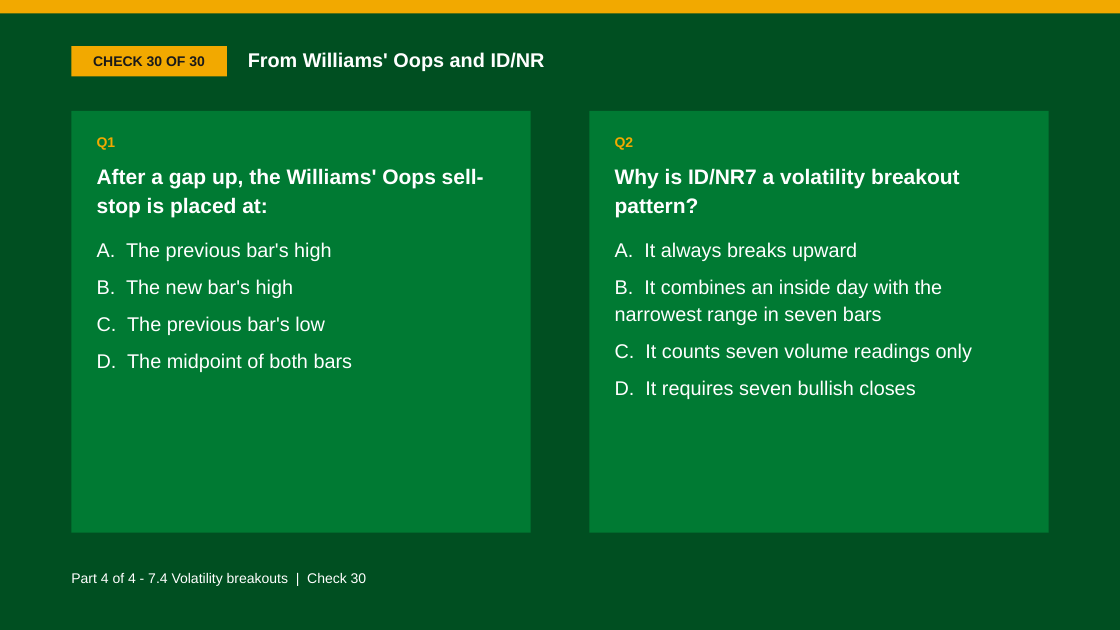
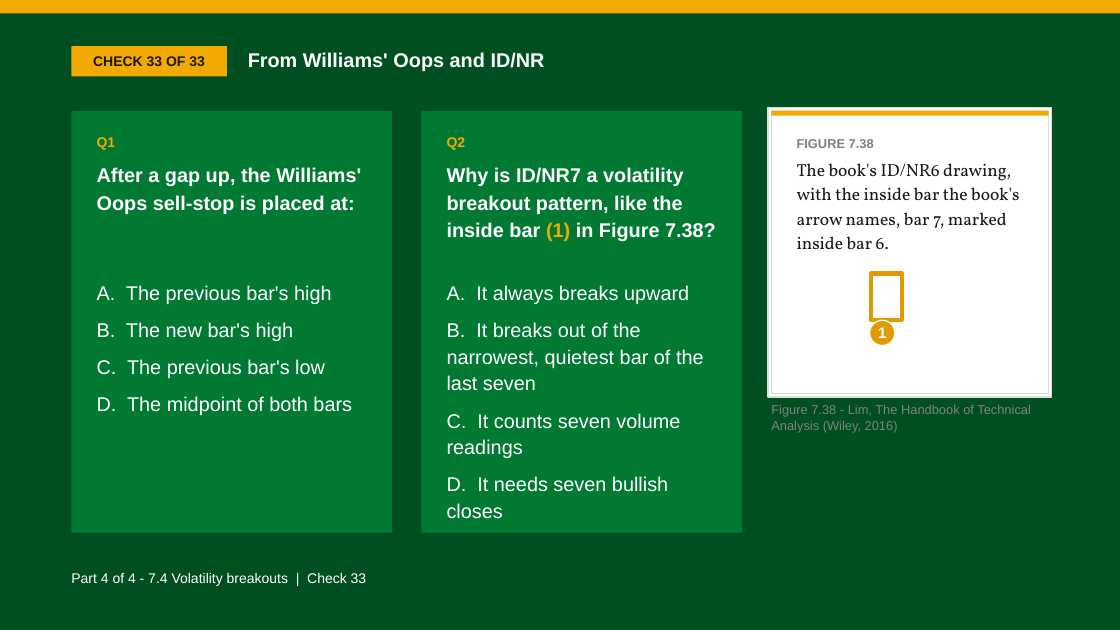
Before and after one commit to benjiesotelo-sudo/Telos_FIN1209, a slide deck: slide 247 of chapter-07/FIN1209-Chapter-07.pptx (slide 244 before the commit). Drawn at 1120x630 pixels with LibreOffice and Linux fonts; fonts in the diff are those of the drawing. Boxes give left, top, right and bottom in pixels: in the first picture for what was removed or moved away, otherwise in the second. Text is boxed around its words. In the diff, an @@ line names an element or a change of style, - is before the commit and + after.

```diff
--- a/chapter-07/FIN1209-Chapter-07.pptx
+++ b/chapter-07/FIN1209-Chapter-07.pptx
@@ text in rectangle at bbox=[93, 56, 205, 66]: text changed @@
-CHECK 30 OF 30
+CHECK 33 OF 33
@@ rectangle: place and size @@
-rectangle at bbox=[71, 111, 531, 533]
+rectangle at bbox=[71, 111, 392, 533]
@@ rectangle: place and size @@
-rectangle at bbox=[590, 111, 1049, 533]
+rectangle at bbox=[422, 111, 743, 533]
@@ rectangle added at bbox=[768, 108, 1052, 397], fill #FFFFFF, outline #D7E0D9 1 pt @@
@@ rectangle added at bbox=[771, 111, 1049, 394], fill #FFFFFF, outline #D7E0D9 1 pt @@
@@ rectangle added at bbox=[771, 111, 1049, 116], fill #F2A900 @@
@@ text "Q2": place and size @@
-text "Q2" at bbox=[615, 137, 634, 150]
+text "Q2" at bbox=[447, 137, 466, 150]
@@ text added at bbox=[797, 139, 1019, 249], 15 pt, text #1A1A1A @@
+FIGURE 7.38
+The book's ID/NR6 drawing, with the inside bar the book's arrow names, bar 7, marked inside bar 6.
@@ text "After a gap up, the ..." at bbox=[97, 167, 361, 214]: size 18 to 17 pt @@
@@ text at bbox=[447, 167, 716, 242]: text changed; size 18 to 17 pt @@
-Why is ID/NR7 a volatility breakout pattern?
+Why is ID/NR7 a volatility breakout pattern, like the inside bar (1) in Figure 7.38?
@@ text "A. The previous bar's high": place and size @@
-text "A. The previous bar's high" at bbox=[97, 242, 353, 372]
+text "A. The previous bar's high" at bbox=[97, 285, 352, 415]
@@ text "A. It always breaks upward": place and size @@
-text "A. It always breaks upward" at bbox=[615, 242, 972, 399]
+text "A. It always breaks upward" at bbox=[447, 285, 704, 519]
@@ rectangle added at bbox=[871, 274, 902, 321], outline #E09B00 3.5 pt @@
@@ text at bbox=[447, 322, 704, 519]: text changed @@
-B. It combines an inside day with the narrowest range in seven bars
-C. It counts seven volume readings only
-D. It requires seven bullish closes
+B. It breaks out of the narrowest, quietest bar of the last seven
+C. It counts seven volume readings
+D. It needs seven bullish closes
@@ ellipse added at bbox=[870, 320, 895, 345], fill #E09B00, outline #FFFFFF 1 pt, 13 pt, text #FFFFFF, bold @@
+1
@@ text added at bbox=[771, 405, 1031, 433], 11 pt, text #818181 @@
+Figure 7.38 - Lim, The Handbook of Technical Analysis (Wiley, 2016)
@@ text at bbox=[71, 573, 367, 586]: text changed @@
-Part 4 of 4 - 7.4 Volatility breakouts | Check 30
+Part 4 of 4 - 7.4 Volatility breakouts | Check 33
```
Also in this commit, not shown: 55 other slides changed, 6 slides added, 3 slides removed, 4 other files.
